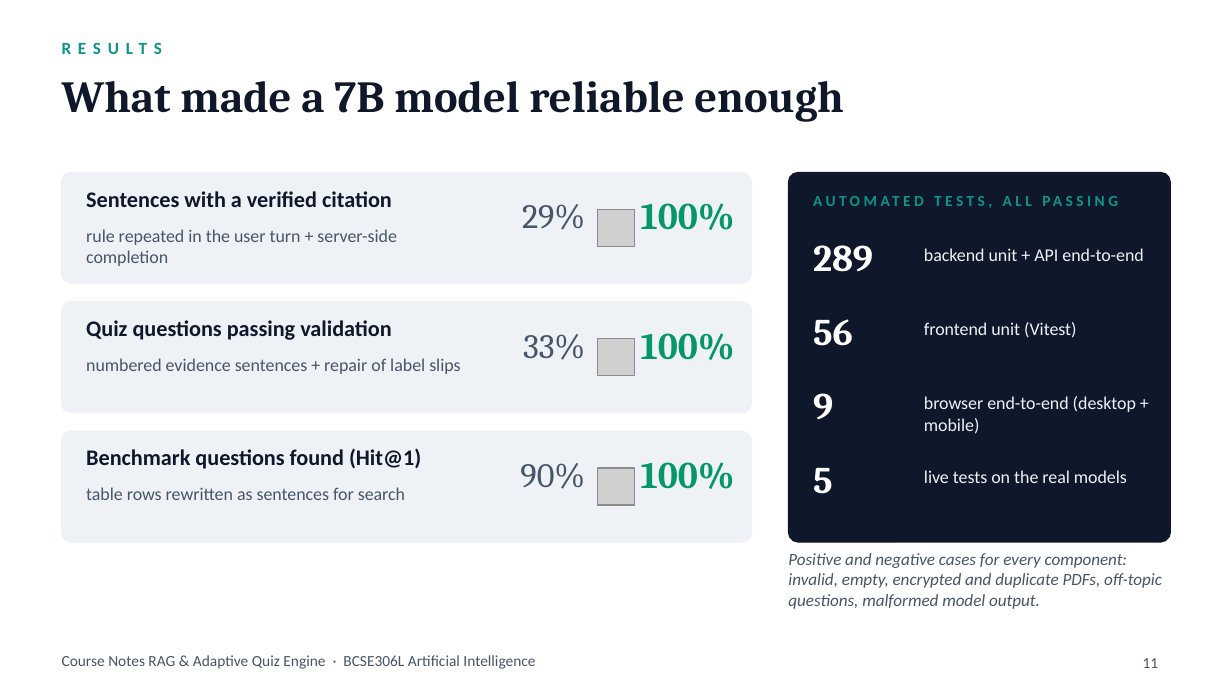
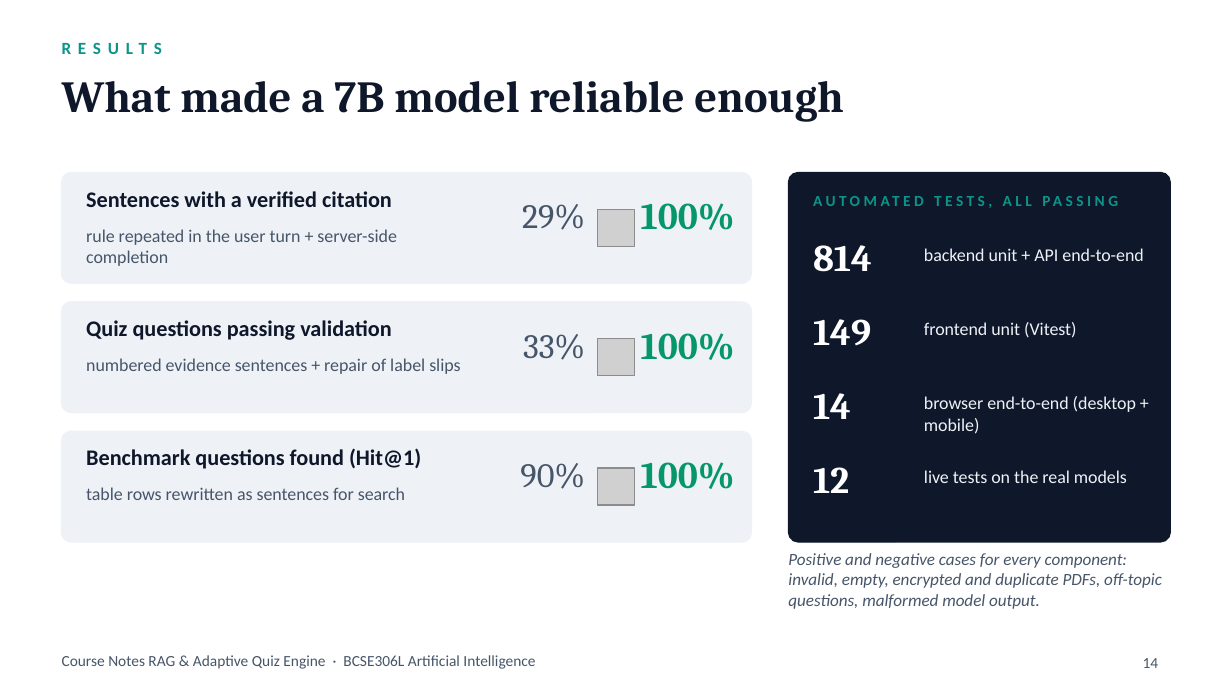
Before and after one commit to RoyceRRNS/AI_Project, a slide deck: slide 14 of docs/presentation/Course_Notes_RAG_Demo.pptx (slide 11 before the commit). Drawn at 1232x693 pixels with LibreOffice and Linux fonts; fonts in the diff are those of the drawing; grey boxes stand for pictures. Boxes give left, top, right and bottom in pixels: in the first picture for what was removed or moved away, otherwise in the second. Text is boxed around its words. In the diff, an @@ line names an element or a change of style, - is before the commit and + after.

```diff
--- a/docs/presentation/Course_Notes_RAG_Demo.pptx
+++ b/docs/presentation/Course_Notes_RAG_Demo.pptx
@@ text at <box>813,245,872,272</box>: text changed @@
-289
+814
@@ text at <box>813,319,871,346</box>: text changed @@
-56
+149
@@ text at <box>813,393,851,419</box>: text changed @@
-9
+14
@@ text at <box>813,467,849,493</box>: text changed @@
-5
+12
@@ page number at <box>1143,658,1159,668</box>: text changed @@
-11
+14
```
Also in this commit, not shown: 3 other slides changed, 5 slides added, 4 other files.
